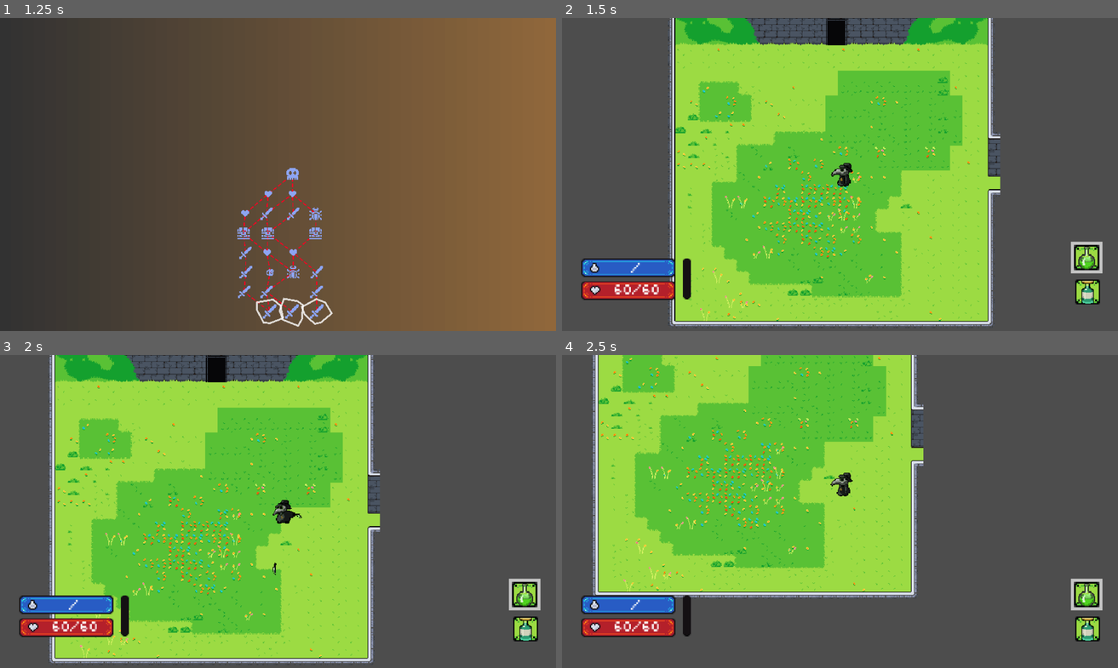
Above: before the commit, frames 1-4 (two rows, left to right).
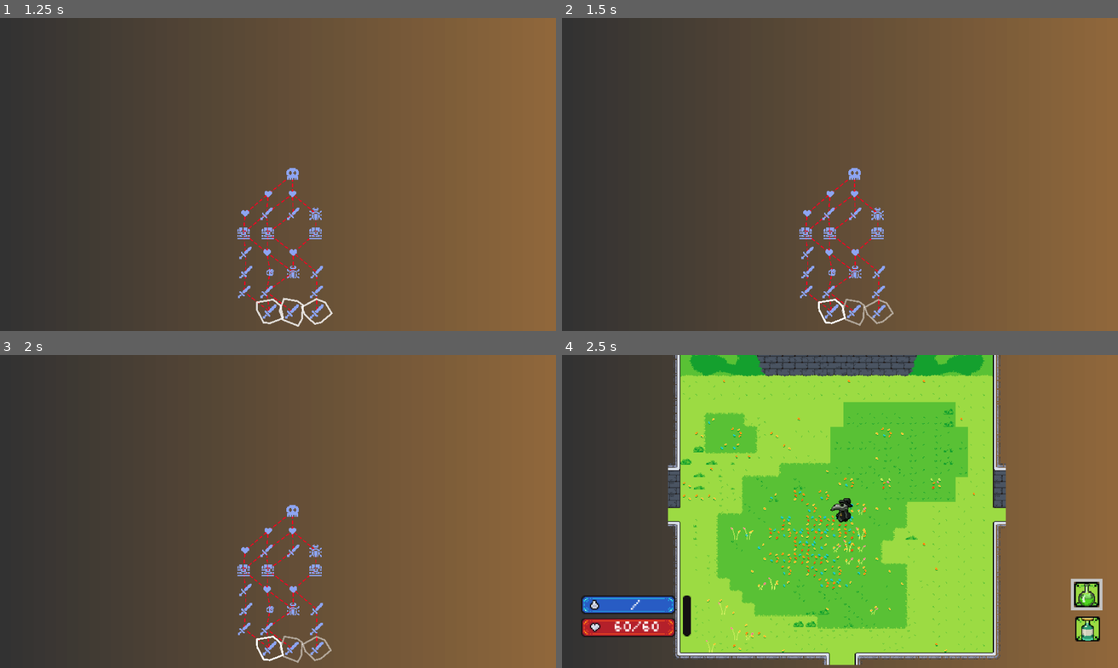
Above: after the commit, the same moments.

Repository: JohnHuber99/Black-Tower
Game: Godot game, scene res://Main_Menu/Main_Menu.tscn
Two runs of this game, one before a commit and one after it. Both use one fixed random seed, a clock stepped at 60 frames per second and the inputs below.
Inputs (mouse positions are in pixels of both pictures, inside the frame that each line leads up to):
- Up to frame 1 (1.25 s): click "Play Game" at 0.5 s
- Up to frame 2 (1.5 s): move the mouse to (828, 312) at 1.27 s; hold D (right) from 1.28 s (still down); click (828, 312) at 1.35 s
- Up to frame 3 (2 s): keep holding D (right)
- Up to frame 4 (2.5 s): move the mouse to (728, 527) at 2.02 s; release D (right) at 2.03 s; hold S (down) from 2.03 s (still down); tap K (down_camera) at 2.1 s

Frame 1 is identical in both runs. In frame 2, 99% of the frame differs, in the area x 0-100%, y 0-100%; in frame 3, 99%; in frame 4, 86%.

Commit message:
Finished Overworld map base version

Diff:
--- a/Dungeon/Door/doorCode.gd
+++ b/Dungeon/Door/doorCode.gd
@@ -5,7 +5,7 @@
 	connect("body_entered", _on_body_entered)
 
 func _on_body_entered(body):
-	var player = get_node("/root/Main/player")
+	var player = get_node("/root/Run/CurrentView/Main/player")
 	var room = get_parent().get_parent()
 	if body.is_in_group("player") and room.get_is_cleared():  # Ensure the player is in a "player" group
 		match get_parent().type:
--- a/OverWorld Map/Overworld Scripts/overworld_map.gd
+++ b/OverWorld Map/Overworld Scripts/overworld_map.gd
@@ -104,5 +104,5 @@
 			map_room.available = false
 
 	last_room = room
+	Events.overworld_map_exited.emit(room)
 	floors_climbed += 1
-	Events.overworld_map_exited.emit(room)
--- a/OverWorld Map/Overworld Scripts/overworld_map_room.gd
+++ b/OverWorld Map/Overworld Scripts/overworld_map_room.gd
@@ -45,10 +45,10 @@
 		return
 
 	room.selected = true
-	Events.overworld_map_exited.emit(room)
 	animation_player.play("select_overworld_icon")
 
 # Called by the AnimationPlayer when the
 # "select" animation finishes.
 func _on_map_room_selected() -> void:
+	print("Emitting Map Room Selected")
 	selected.emit(room)
--- a/OverWorld Map/Overworld_Map_Scenes/map_room.tscn
+++ b/OverWorld Map/Overworld_Map_Scenes/map_room.tscn
@@ -63,7 +63,6 @@
 
 [sub_resource type="Animation" id="Animation_48aji"]
 resource_name = "select_overworld_icon"
-loop_mode = 1
 tracks/0/type = "value"
 tracks/0/imported = false
 tracks/0/enabled = true
--- a/Player/Player_Scripts/Player_Dungeon_Spawn.gd
+++ b/Player/Player_Scripts/Player_Dungeon_Spawn.gd
@@ -2,7 +2,7 @@
 const PLAYER = preload("res://Player/player.tscn")
 
 func _ready():
-	var main_scene = get_node("/root/Main")
+	var main_scene = get_node("/root/Run/CurrentView/Main")
 	var player_instance = PLAYER.instantiate()
 	player_instance.global_position = global_position  # Set initial position
 	player_instance.visible = true
--- a/Run/run.gd
+++ b/Run/run.gd
@@ -11,8 +11,6 @@
 	if not run_startup:
 		return
 
-	#get_parent().add_child(DUNGEON_SCENE.instantiate())
-
 	match run_startup.type:
 		RunStartUp.Type.NEW_RUN:
 			_start_run()
@@ -24,18 +22,14 @@
 	overworld_map.generate_new_map()
 	overworld_map.unlock_floor(0)
 
-	# -> Node
 func _change_view(scene: PackedScene) -> void:
-	print("Changing Scene")
 	if current_view.get_child_count() > 0:
 		current_view.get_child(0).queue_free()
 
 	get_tree().paused = false
-	#var new_view := scene.instantiate()
-	#current_view.add_child(new_view)
+	var new_view := scene.instantiate()
+	current_view.add_child(new_view)
 	overworld_map.hide_map()
-
-	#return new_view
 
 func _show_map() -> void:
 	print("Show Map")
@@ -48,20 +42,18 @@
 func _set_up_event_connections() -> void:
 	Events.overworld_map_exited.connect(_on_overworld_map_exited)
 	Events.dungeon_cleared.connect(_show_map)
-	print("Connecting signal:", Events.dungeon_cleared.is_connected(_show_map))
 
 func _on_overworld_map_exited(room: Room) -> void:
 	match room.type:
 		Room.Type.MONSTER:
-			#_change_view(DUNGEON_SCENE)
-			get_tree().change_scene_to_packed(DUNGEON_SCENE)
+			_change_view(DUNGEON_SCENE)
 		Room.Type.ELITE_MONSTER:
-			get_tree().change_scene_to_packed(DUNGEON_SCENE)
+			_change_view(DUNGEON_SCENE)
 		Room.Type.TREASURE:
-			get_tree().change_scene_to_packed(DUNGEON_SCENE)
+			_change_view(DUNGEON_SCENE)
 		Room.Type.CAMPFIRE:
-			get_tree().change_scene_to_packed(DUNGEON_SCENE)
+			_change_view(DUNGEON_SCENE)
 		Room.Type.SHOP:
-			get_tree().change_scene_to_packed(DUNGEON_SCENE)
+			_change_view(DUNGEON_SCENE)
 		Room.Type.BOSS:
 			_change_view(DUNGEON_SCENE)
--- a/Slime_Enemy/Enemy_Scripts/enemy.gd
+++ b/Slime_Enemy/Enemy_Scripts/enemy.gd
@@ -42,8 +42,8 @@
 	elif sprite.animation == "attack":
 		slime_dash()
 
-	if get_node_or_null("/root/Main/player"):  # Check if player node exists
-		player = get_node("/root/Main/player")
+	if get_node_or_null("/root/Run/CurrentView/Main/player"):  # Check if player node exists
+		player = get_node("/root/Run/CurrentView/Main/player")
 
 	# Handle collision with the player
 	if collision and sprite.animation == "attack":
@@ -90,8 +90,8 @@
 		return
 
 	# This should be whatever the player instance is
-	if (get_node("/root/Main/player") != null):
-		player = get_node("/root/Main/player")
+	if (get_node("/root/Run/CurrentView/Main/player") != null):
+		player = get_node("/root/Run/CurrentView/Main/player")
 
 	var x_distance = global_position.x - player.global_position.x
 	var y_distance = global_position.y - player.global_position.y
